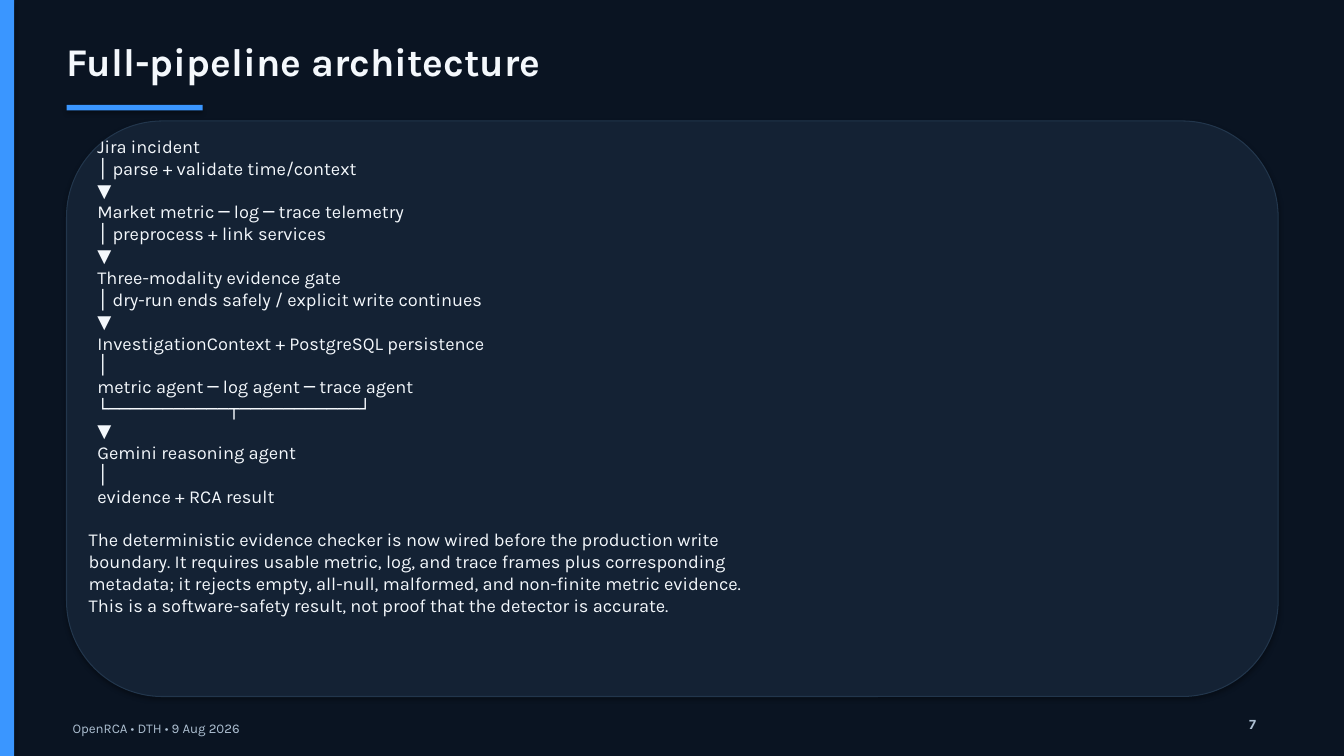
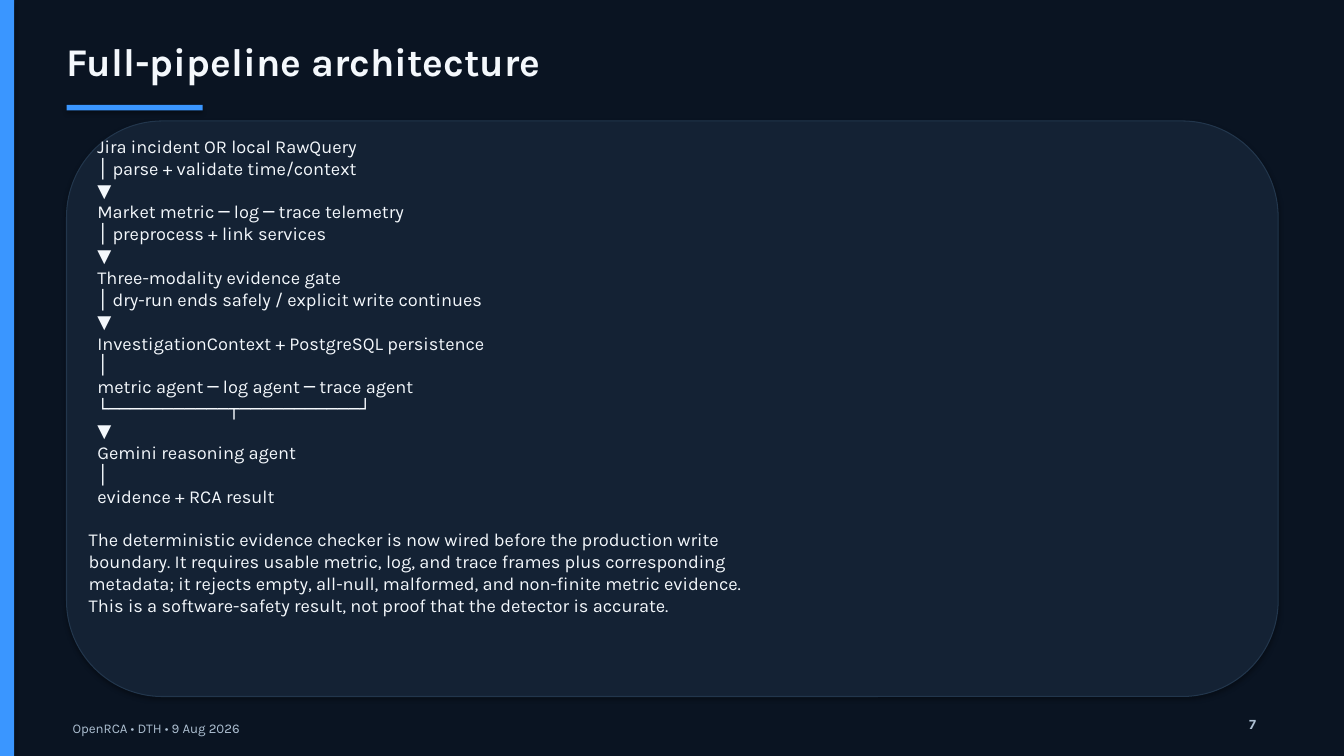
Before and after one commit to DuongNg1111/openrca_dth_deploy, a slide deck: slide 7 of docs/slides/capstone_review_2026-08-09.pptx. Drawn at 1344x756 pixels with LibreOffice and Linux fonts; fonts in the diff are those of the drawing. Boxes give left, top, right and bottom in pixels: in the first picture for what was removed or moved away, otherwise in the second. Text is boxed around its words. In the diff, an @@ line names an element or a change of style, - is before the commit and + after.

```diff
--- a/docs/slides/capstone_review_2026-08-09.pptx
+++ b/docs/slides/capstone_review_2026-08-09.pptx
@@ text at [89,140,741,617]: text changed @@
-Jira incident
-│ parse + validate time/context
-▼
-Market metric ─ log ─ trace telemetry
-│ preprocess + link services
-▼
-Three-modality evidence gate
-│ dry-run ends safely / explicit write continues
-▼
-InvestigationContext + PostgreSQL persistence
-│
-metric agent ─ log agent ─ trace agent
-└───────────┬───────────┘
-▼
-Gemini reasoning agent
-│
-evidence + RCA result
-The deterministic evidence checker is now wired before the production write
-boundary. It requires usable metric, log, and trace frames plus corresponding
-metadata; it rejects empty, all-null, malformed, and non-finite metric evidence.
-This is a software-safety result, not proof that the detector is accurate.
+Jira incident OR local RawQuery
+│ parse + validate time/context
+▼
+Market metric ─ log ─ trace telemetry
+│ preprocess + link services
+▼
+Three-modality evidence gate
+│ dry-run ends safely / explicit write continues
+▼
+InvestigationContext + PostgreSQL persistence
+│
+metric agent ─ log agent ─ trace agent
+└───────────┬───────────┘
+▼
+Gemini reasoning agent
+│
+evidence + RCA result
+The deterministic evidence checker is now wired before the production write
+boundary. It requires usable metric, log, and trace frames plus corresponding
+metadata; it rejects empty, all-null, malformed, and non-finite metric evidence.
+This is a software-safety result, not proof that the detector is accurate.
```
Also in this commit, not shown: 4 other slides changed, 1 slide added, 1 other file.
